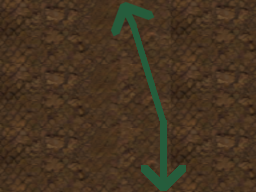
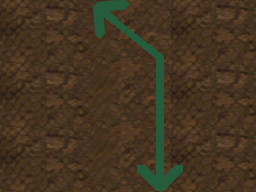
Before/after of a w=256, h=192 layered artwork. What changed in the layer stack:
renamed "top arrow" to "straight arrow", painted on it over [137, 164, 186, 191]
painted on "straight line" over [156, 84, 167, 165]
painted on "diagonal line" over [104, 12, 166, 126]
renamed "bottom arrow" to "diagonal arrow", painted on it over [92, 0, 155, 39]
